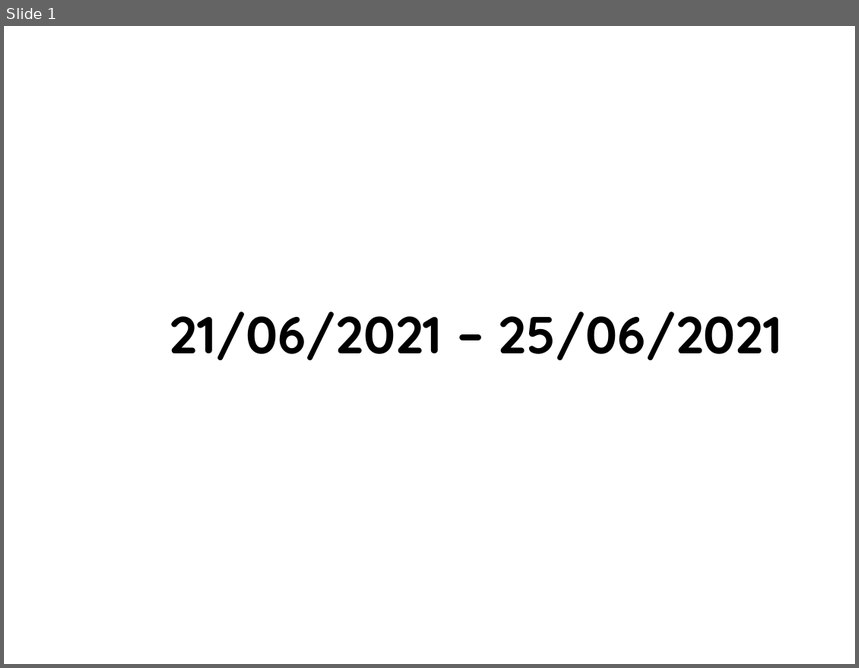
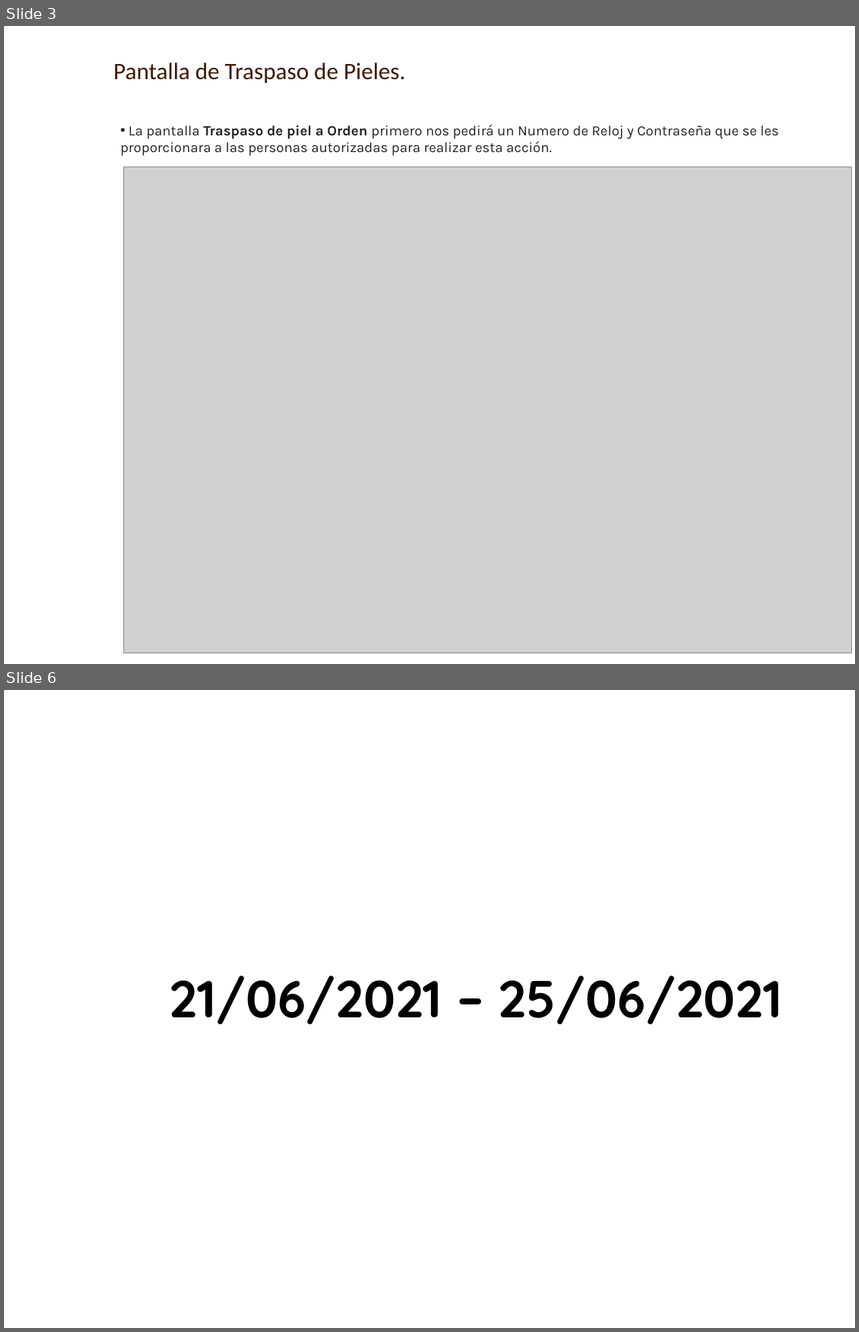
Before and after one commit to AXDELAROSA/CLASIFICACION_PIELES, a slide deck: Scripts_R100_Materiales/Folios_Transaccion/Docs/IT_DEV_FOLIOS_22102020.pptx. Shown one above the other, each under a label of ours: slide 1 before the commit, slides 3 and 6 after it; the slides between them are not shown. The pictures are 859x668 and 859x1332 pixels, drawn with LibreOffice and Linux fonts; fonts in the diff are those of the drawing; grey boxes stand for pictures; background and template pictures are left out. Boxes give left, top, right and bottom in pixels: in the first picture for what was removed or moved away, otherwise in the second. Text is boxed around its words. In the diff, an @@ line names an element or a change of style, - is before the commit and + after.

Commit message:
cambios del dia 05072021 para reporte de material procesado y traspaso de piel entre mesa

```diff
--- a/Scripts_R100_Materiales/Folios_Transaccion/Docs/IT_DEV_FOLIOS_22102020.pptx
+++ b/Scripts_R100_Materiales/Folios_Transaccion/Docs/IT_DEV_FOLIOS_22102020.pptx
@@ slide 3 added at <box>4,26,855,664</box>, background picture (left out) @@
@@ text added at <box>113,62,405,83</box>, 20 pt, text #3F1900 @@
+Pantalla de Traspaso de Pieles.
@@ text added at <box>120,125,779,156</box>, 12 pt, text #222222 @@
+• La pantalla Traspaso de piel a Orden primero nos pedirá un Numero de Reloj y Contraseña que se les proporcionara a las personas autorizadas para realizar esta acción.
@@ picture added at <box>124,167,852,655</box> @@
@@ what was slide 1 is now slide 6 @@
```
Also in this commit, not shown: 4 other slides added, 13 other files.
